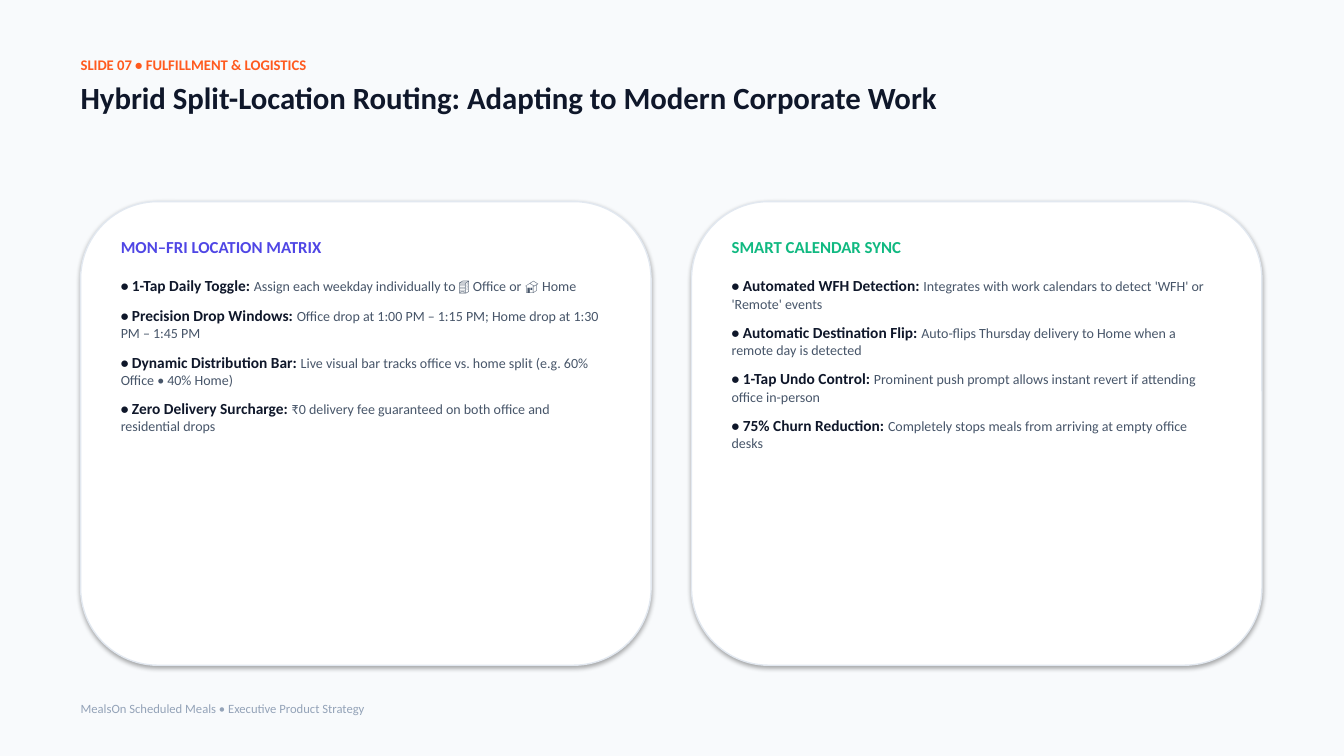
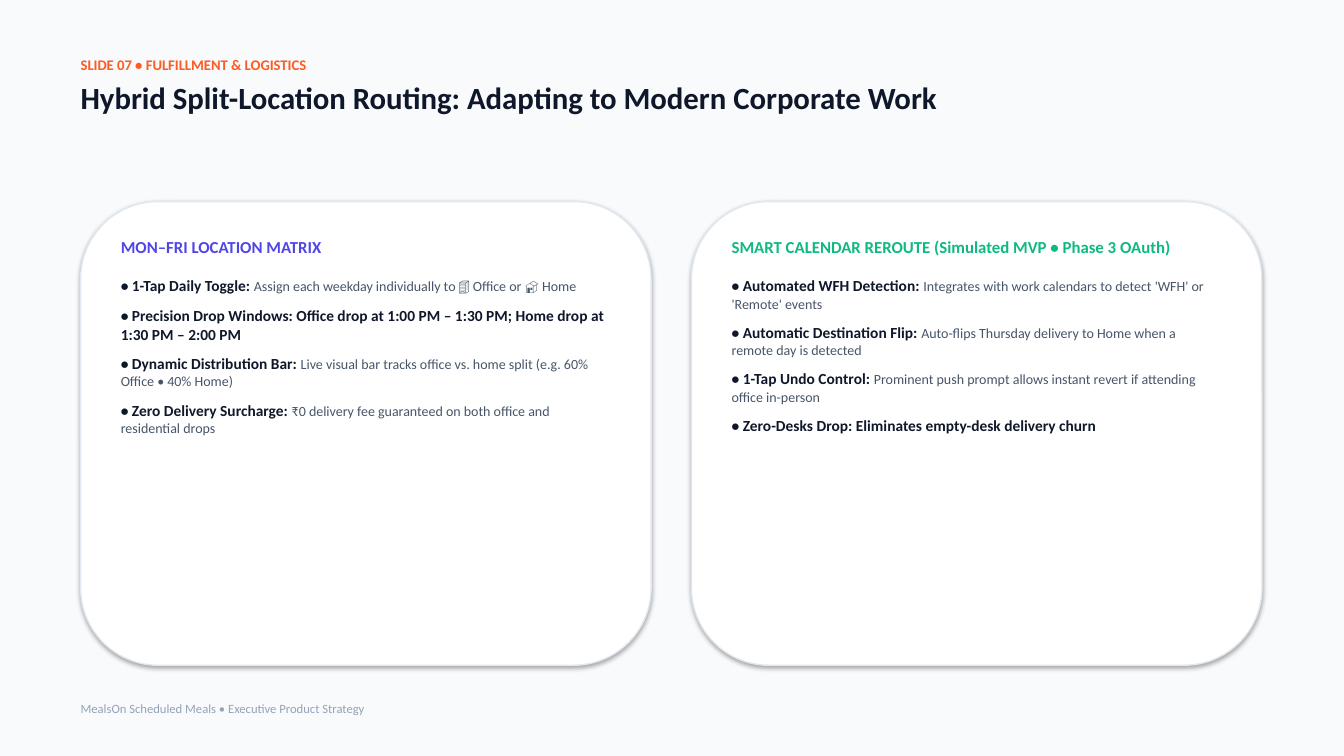
Before and after one commit to AnimeFreak95/Assignment_MealOn, a slide deck: slide 7 of dist/presentation/MealsOn_Executive_Presentation.pptx. Drawn at 1344x756 pixels with LibreOffice and Linux fonts; fonts in the diff are those of the drawing. Boxes give left, top, right and bottom in pixels: in the first picture for what was removed or moved away, otherwise in the second. Text is boxed around its words. In the diff, an @@ line names an element or a change of style, - is before the commit and + after.

```diff
--- a/dist/presentation/MealsOn_Executive_Presentation.pptx
+++ b/dist/presentation/MealsOn_Executive_Presentation.pptx
@@ text at bbox=[732, 240, 1170, 256]: text changed @@
-SMART CALENDAR SYNC
+SMART CALENDAR REROUTE (Simulated MVP • Phase 3 OAuth)
@@ text at bbox=[121, 310, 604, 340]: text changed; size 10 to 11 pt; text colour #475569 to #0F172A; bold on @@
-• Precision Drop Windows: Office drop at 1:00 PM – 1:15 PM; Home drop at 1:30 PM – 1:45 PM
+• Precision Drop Windows: Office drop at 1:00 PM – 1:30 PM; Home drop at 1:30 PM – 2:00 PM
@@ text at bbox=[743, 420, 1096, 434]: text changed; size 10 to 11 pt; text colour #475569 to #0F172A; bold on @@
-• 75% Churn Reduction: Completely stops meals from arriving at empty office desks
+• Zero-Desks Drop: Eliminates empty-desk delivery churn
```
Also in this commit, not shown: 11 other slides changed, 7 other files.
